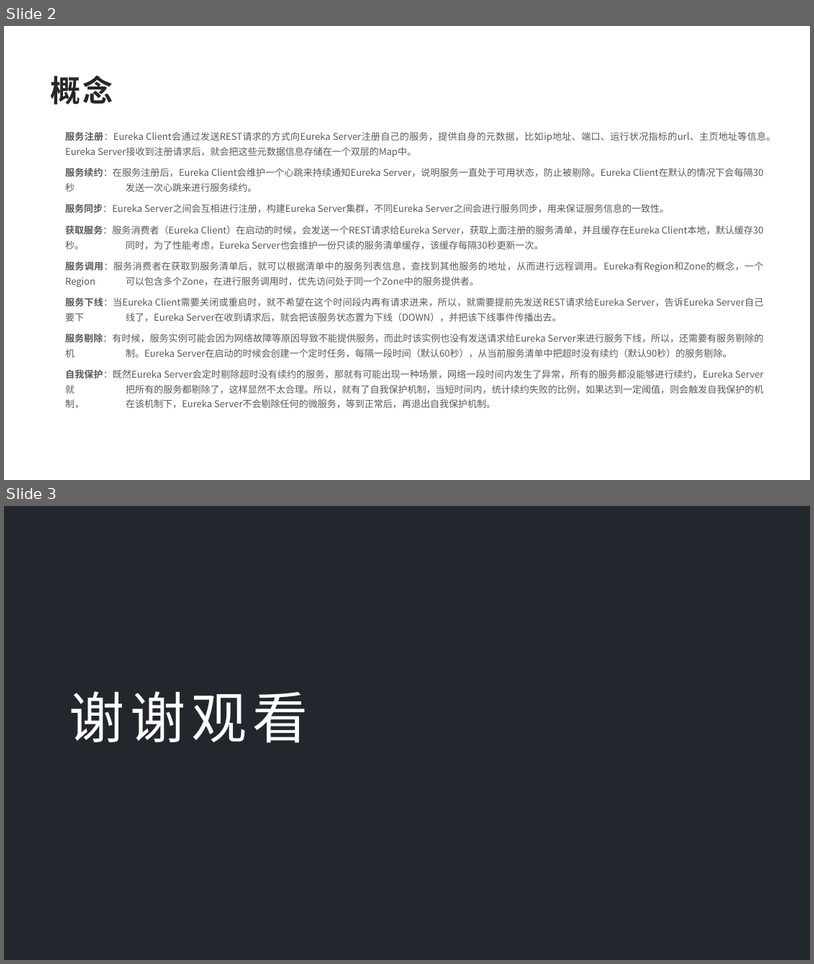
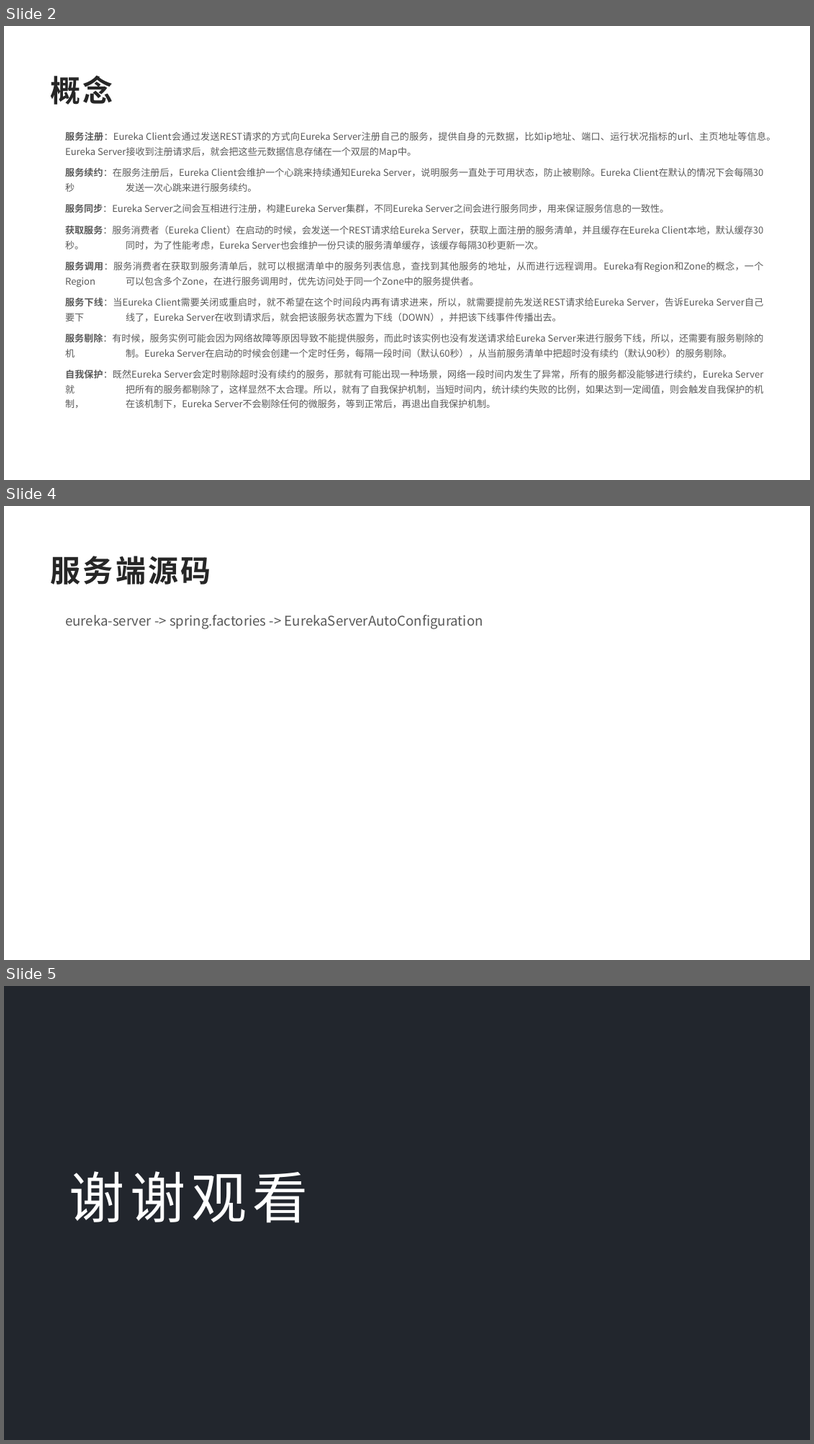
Before and after one commit to dylan7168/springcloud, a slide deck: document/SpringCloud融会贯通/01-Eureka原理解析.pptx. Shown one above the other, each under a label of ours: slides 2 and 3 before the commit, slides 2, 4 and 5 after it; the slides between them are not shown. The pictures are 814x964 and 814x1444 pixels, drawn with LibreOffice and Linux fonts; fonts in the diff are those of the drawing; background and template pictures are left out. Boxes give left, top, right and bottom in pixels: in the first picture for what was removed or moved away, otherwise in the second. Text is boxed around its words. In the diff, an @@ line names an element or a change of style, - is before the commit and + after.

```diff
--- a/document/SpringCloud融会贯通/01-Eureka原理解析.pptx
+++ b/document/SpringCloud融会贯通/01-Eureka原理解析.pptx
@@ slide 4 added at (x1=4, y1=506, x2=810, y2=960), background #FFFFFF @@
@@ text added at (x1=50, y1=556, x2=211, y2=584), 36 pt, text #262626, bold @@
+服务端源码
@@ text added at (x1=65, y1=615, x2=484, y2=629), 16 pt, text #595959 @@
+eureka-server -> spring.factories -> EurekaServerAutoConfiguration
@@ what was slide 3 is now slide 5 @@
```
Also in this commit, not shown: 1 other slide added.
